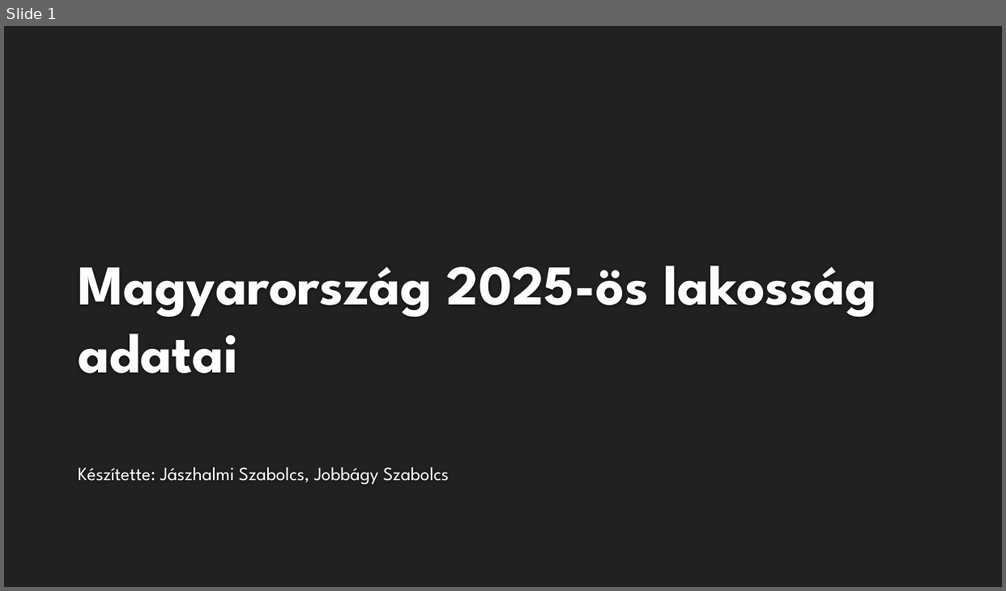
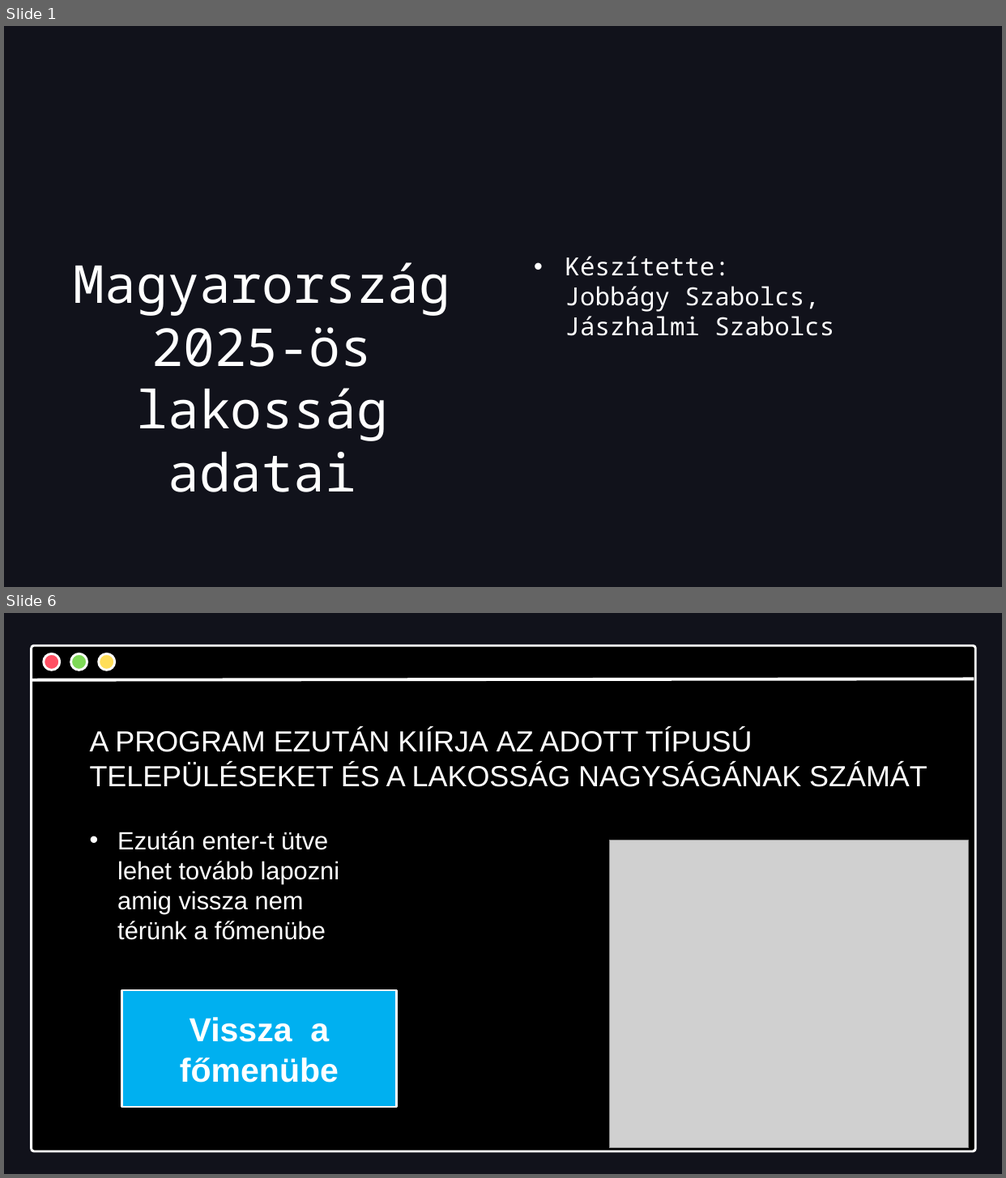
Before and after one commit to JaSzabolcs/nepesseg2025, a slide deck: nepesseg2025.pptx. Shown one above the other, each under a label of ours: slide 1 before the commit, slides 1 and 6 after it; the slides between them are not shown. The pictures are 1006x591 and 1006x1178 pixels, drawn with LibreOffice and Linux fonts; fonts in the diff are those of the drawing; grey boxes stand for pictures; background and template pictures are left out. Boxes give left, top, right and bottom in pixels: in the first picture for what was removed or moved away, otherwise in the second. Text is boxed around its words. In the diff, an @@ line names an element or a change of style, - is before the commit and + after.

```diff
--- a/nepesseg2025.pptx
+++ b/nepesseg2025.pptx
@@ slide 6 added at <box>4,613,1002,1174</box>, background #11121B @@
@@ group added at <box>30,646,975,1152</box>: 5 freeform shapes, 1 line @@
@@ text added at <box>90,729,927,787</box>, 28 pt, text #FFFFFF @@
+A PROGRAM EZUTÁN KIÍRJA AZ ADOTT TÍPUSÚ TELEPÜLÉSEKET ÉS A LAKOSSÁG NAGYSÁGÁNAK SZÁMÁT
@@ text added at <box>117,831,340,940</box>, 24 pt, text #FFFFFF @@
+• Ezután enter-t ütve lehet tovább lapozni amig vissza nem térünk a főmenübe
@@ picture added at <box>610,841,969,1148</box> @@
@@ rectangle added at <box>122,990,397,1107</box>, fill #00B0F0, outline #FFFFFF 2 pt, 32 pt, text #FFFFFF, bold @@
+Vissza a főmenübe
@@ slide 1 changed as well @@
@@ background #212121 to #11121B @@
@@ title "Magyarország 2025-ös lakosság adatai" at <box>74,263,451,493</box>: size 54 to 50.4 pt, font League Spartan to Noto Sans Mono, text colour #FEFEFE to #FFFFFF, bold off; alignment left to centre; vertical alignment bottom to top @@
@@ text at <box>565,256,834,336</box>: text changed; size 18 to 24 pt; font League Spartan to Noto Sans Mono @@
-Készítette: Jászhalmi Szabolcs, Jobbágy Szabolcs
+• Készítette: Jobbágy Szabolcs, Jászhalmi Szabolcs
```
Also in this commit, not shown: 3 other slides changed, 2 other slides added, 1 slide removed.
